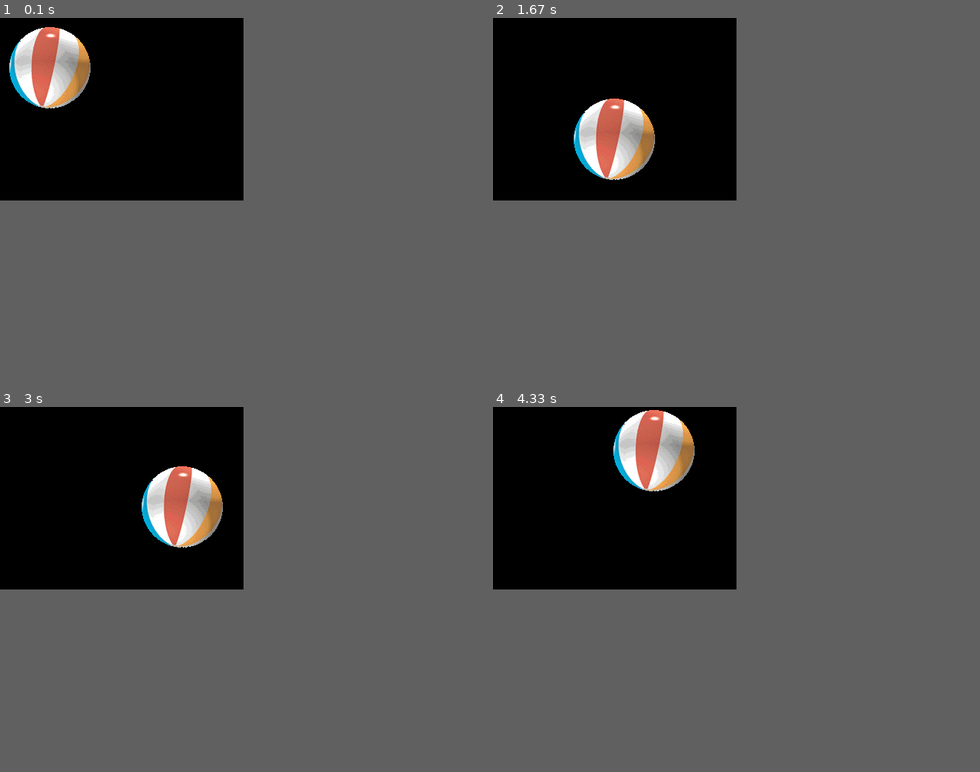
Above: before the commit, frames 1-4 (two rows, left to right).
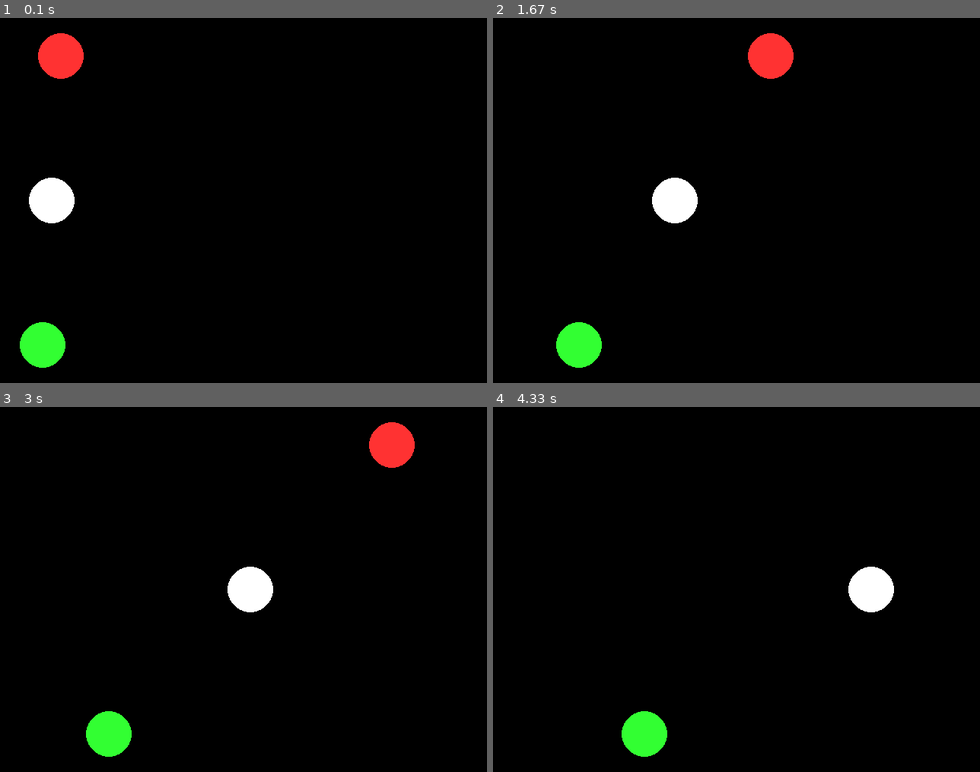
Above: after the commit, the same moments.

Repository: Dean-Mills/partical-swarm-visualizer
Game: pygame game, started from pygameTest.py
Same seed, same stepped clock (60 frames per second), same inputs: the game is played once before the commit and once after it.
Inputs:
- Up to frame 1 (0.1 s): no input
- Up to frame 2 (1.67 s): tap Space at 0.33, 0.73, 1.03, 1.23, 1.57 s
- Up to frame 3 (3 s): tap Space at 1.87, 2.07, 2.37, 2.63, 2.97 s
- Up to frame 4 (4.33 s): tap Space at 3.27, 3.4, 3.8, 4.1 s
In our replay, the window is 320x240 before the commit and 640x480 after it. These sizes can differ from the game's own. Grey fills any space a smaller window leaves; there, only what the larger window draws over its background counts as a difference.

The runs differ from the first frame. In frame 1, 4.7% of the frame differs, in the area x 1-19%, y 2-96%; in frame 2, 5.6%, in the area x 12-62%, y 4-96%; in frame 3, 5.6%; in frame 4, 4.7%.

Commit message:
some cirlces code

Diff:
--- a/pygameTest.py
+++ b/pygameTest.py
@@ -1,25 +1,48 @@
-import sys, pygame
+import pygame
+import sys
+
+SCREEN_SIZE = WIDTH, HEIGHT = (640, 480)
+BLACK = (0, 0, 0)
+WHITE = (255, 255, 255)
+RED = (255, 50, 50)
+GREEN = (50, 255, 50)
+CIRCLE_RADIUS = 30
+
+# Initialization
 pygame.init()
+screen = pygame.display.set_mode(SCREEN_SIZE)
+pygame.display.set_caption('Circles')
+fps = pygame.time.Clock()
+paused = False
 
-size = width, height = 320, 240
-speed = [1, 1]
-black = 0, 0, 0
+# Ball setup
+ball_pos1 = [50, 50]
+ball_pos2 = [50, 240]
+ball_pos3 = [50, 430]
 
-screen = pygame.display.set_mode(size)
+def update():
+    ball_pos1[0] += 5
+    ball_pos2[0] += 3
+    ball_pos3[0] += 1
 
-ball = pygame.image.load("intro_ball.gif")
-ballrect = ball.get_rect()
 
-while 1:
+def render():
+    screen.fill(BLACK)
+    pygame.draw.circle(screen, RED, ball_pos1, CIRCLE_RADIUS, 0)
+    pygame.draw.circle(screen, WHITE, ball_pos2, CIRCLE_RADIUS, 0)
+    pygame.draw.circle(screen, GREEN, ball_pos3, CIRCLE_RADIUS, 0)
+    pygame.display.update()
+    fps.tick(60)
+
+
+while True:
     for event in pygame.event.get():
-        if event.type == pygame.QUIT: sys.exit()
-
-    ballrect = ballrect.move(speed)
-    if ballrect.left < 0 or ballrect.right > width:
-        speed[0] = -speed[0]
-    if ballrect.top < 0 or ballrect.bottom > height:
-        speed[1] = -speed[1]
-
-    screen.fill(black)
-    screen.blit(ball, ballrect)
-    pygame.display.flip()
+        if event.type == pygame.QUIT:
+            pygame.quit()
+            sys.exit()
+        if event.type == pygame.KEYUP:
+            if event.key == pygame.K_SPACE:
+                paused = not paused
+    if not paused:
+        update()
+        render()
Binary file removed: intro_ball.gif
